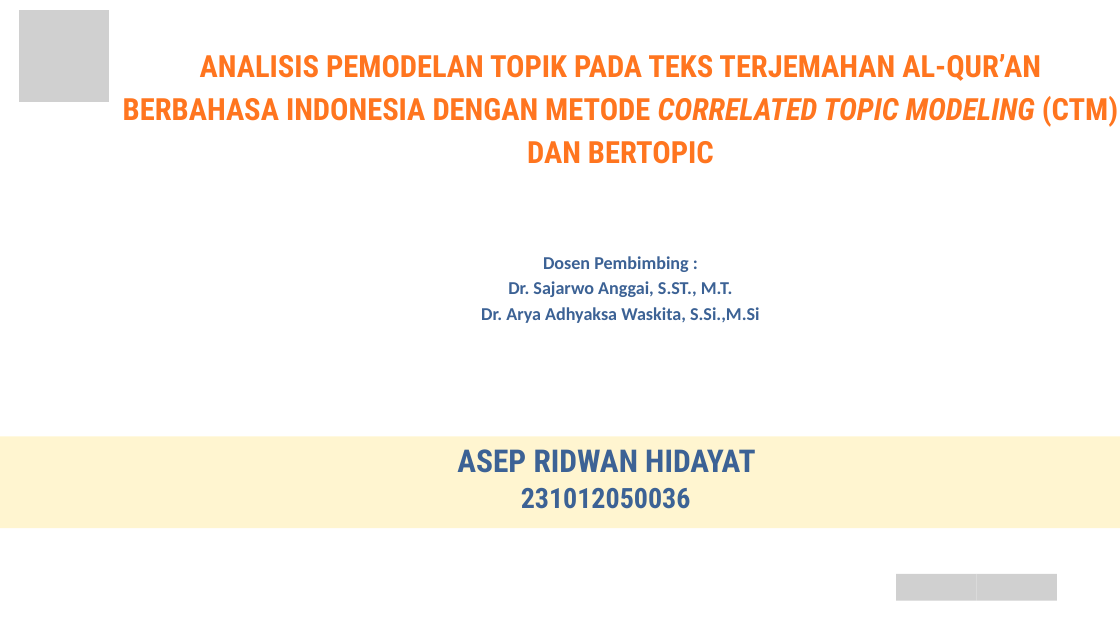
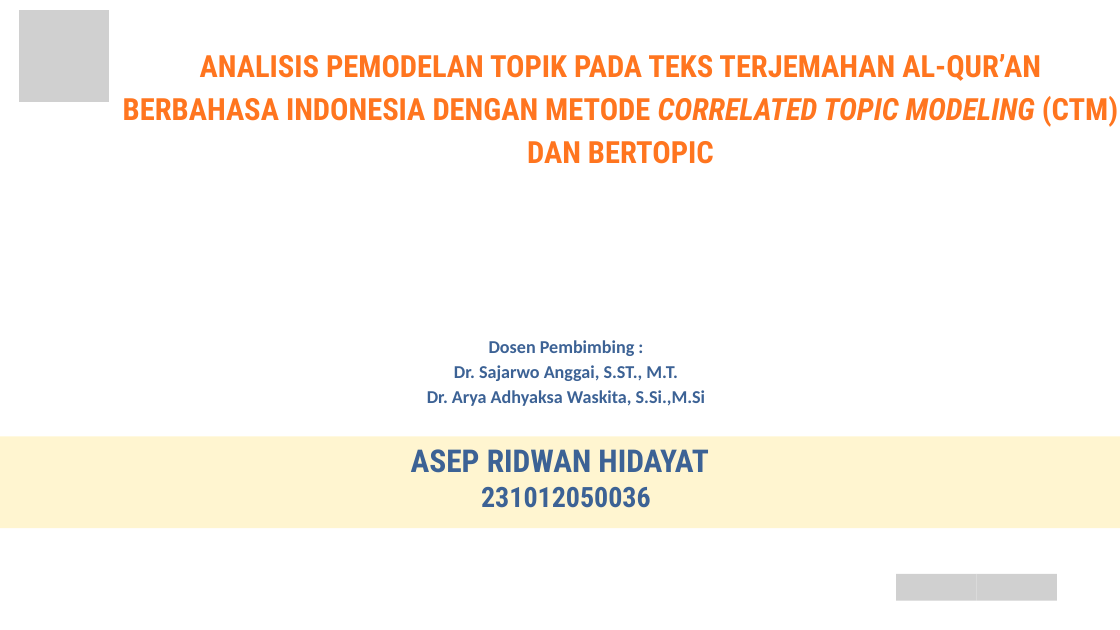
Before and after one commit to ridwan-bvk/karya-ilmiah-master, a slide deck: slide 1 of FINAL PRESENTASI ASEP RIDWAN HIDAYAT.pptx. Drawn at 1120x630 pixels with LibreOffice and Linux fonts; fonts in the diff are those of the drawing; grey boxes stand for pictures; background and template pictures are left out. Boxes give left, top, right and bottom in pixels: in the first picture for what was removed or moved away, otherwise in the second. Text is boxed around its words. In the diff, an @@ line names an element or a change of style, - is before the commit and + after.

```diff
--- a/FINAL PRESENTASI ASEP RIDWAN HIDAYAT.pptx
+++ b/FINAL PRESENTASI ASEP RIDWAN HIDAYAT.pptx
@@ text "Dosen Pembimbing :": place and size @@
-text "Dosen Pembimbing :" at (481,256,760,323)
+text "Dosen Pembimbing :" at (427,340,706,406)
@@ text "ASEP RIDWAN HIDAYAT": place and size @@
-text "ASEP RIDWAN HIDAYAT" at (457,449,756,473)
+text "ASEP RIDWAN HIDAYAT" at (411,449,709,473)
@@ text "231012050036": place and size @@
-text "231012050036" at (521,488,691,509)
+text "231012050036" at (481,487,651,508)
```
Also in this commit, not shown: 5 other slides changed, 1 other file.
